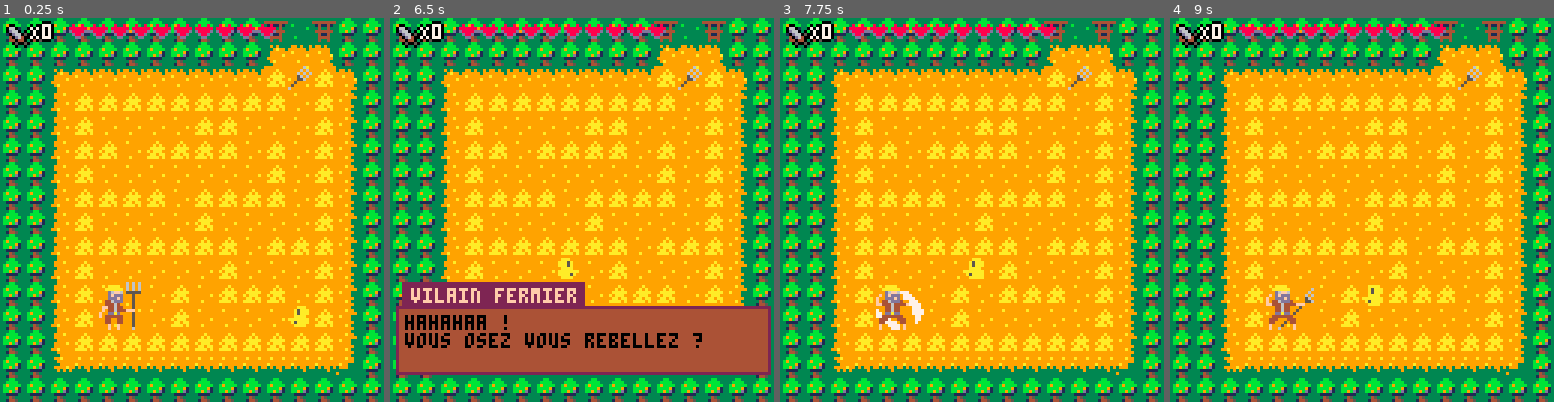
Above: before the commit, frames 1-4 (left to right).
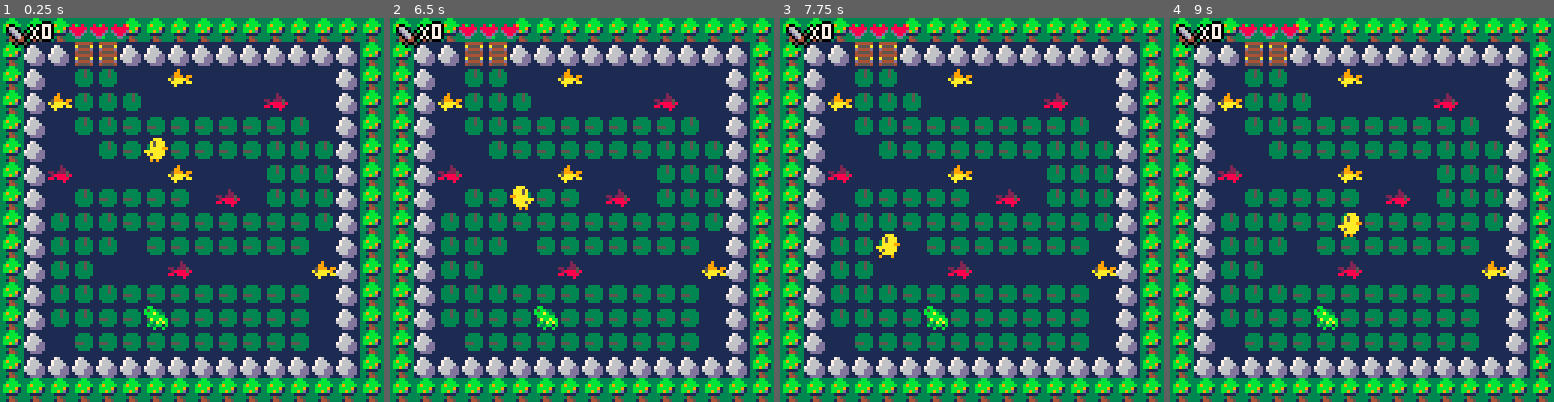
Above: after the commit, the same moments.

Repository: farah-9/projet-collectif---pico8-les-twix-piou
Game: PICO-8 cartridge pico-8/carts/aventure.p8
The game is run twice, just before and just after one commit, with the same random seed, the same clock (stepped at 60 frames per second) and the same inputs.
Inputs:
- Up to frame 1 (0.25 s): no input
- Up to frame 2 (6.5 s): tap X (X key) at 1.07, 2.07, 2.4, 2.73, 3.07, 3.4, 3.73, 4.07, 4.4, 4.73, 5.07, 5.4, 5.73, 6.07, 6.4 s; hold Left 1.97-2.37 s; hold Down 2.42-2.82 s; hold Right 2.87-3.53 s; hold Up 3.58-4.08 s; hold Right 4.13-4.53 s; hold Down 4.58-5.08 s; hold Left 5.13-5.8 s; hold Up 5.85-6.18 s; hold Left from 6.23 s (still down)
- Up to frame 3 (7.75 s): release Left at 6.63 s; hold Down 6.68-7.08 s; tap X (X key) every 0.33 s from 6.73 to 7.73 s; hold Right from 7.13 s (still down)
- Up to frame 4 (9 s): release Right at 7.8 s; hold Up 7.85-8.35 s; tap X (X key) at 8.07, 8.4, 8.73 s; hold Right 8.4-8.8 s; hold Down from 8.85 s (still down)

The runs differ from the first frame. In frame 1, 77% of the frame differs, in the area x 6-94%, y 0-94%; in frame 2, 80%, in the area x 1-100%, y 0-94%; in frame 3, 77%; in frame 4, 78%.

Commit message:
Attaque fermier et mort ok

Diff:
--- a/pico-8/carts/aventure.p8
+++ b/pico-8/carts/aventure.p8
@@ -80,12 +80,12 @@
 
 function create_player()
 	p={
-		x=12,y=28,
+		x=22,y=21,
 		ox=0,oy=0,
 		start_ox=0,start_oy=0,
 		anim_t=0,
-		hp=10,
-		max_hp=10,
+		hp=3,
+		max_hp=3,
 		armor=0,
 		sprite=17,
 		keys=0,
@@ -93,7 +93,8 @@
 		is_moving=true,
 		moving_anim_t=0,
 		number_of_death=0,
-		over=0
+		over=0,
+		sword=0
 	}
 
 	f={
@@ -114,7 +115,7 @@
 
 	g={
 		x=22,y=28,
-		hp=5,
+		hp=10,
 		sprite=51,
 		anim_t=0
 	}
@@ -209,7 +210,7 @@
 		pick_up_item(x,y)
 	elseif check_flag(2,newx,newy) and p.item>0  then
 		next_item(newx,newy)
-	elseif check_flag(3,newx,newy) and p.keys==3 then
+	elseif check_flag(3,newx,newy) and p.keys==2 then
 		open_labyrinthe(newx,newy)
 	end
 end
@@ -241,6 +242,7 @@
 end
 
 function attack()
+p.is_attacking=true
  if are_rects_colliding(p.x * 8 - 8, p.y * 8 - 8, 24, 24, t.x * 8, t.y * 8, 8, 8) then
   t.hp -= 1
 	 t.x -= 1
@@ -267,8 +269,9 @@
  anim_farmer()
  anim_turtle()
  anim_grenouille()
- anim_poussin()
-end
+ --anim_poussin()
+end
+
 
 function anim_farmer()
  local movement = get_movement(f.anim_t, 48,4)
@@ -280,7 +283,23 @@
 		elseif movement == 2 then
 			spr(65,f.x*8,f.y*8,2,2)
 			if are_rects_colliding(p.x * 8 - 8, p.y * 8 - 8, 24, 24, f.x * 8, f.y * 8, 16, 16) then
- 		 	p.hp-=0.07
+ 			if p.armor>0 then
+ 		 	p.armor-=0.07
+ 		 elseif p.armor<0 then
+ 		 	p.hp-=0.14
+ 		 end
+				if p.hp<1 then
+		 			p.x=5
+						p.y=2
+						p.hp=p.max_hp
+						p.armor=5
+						f.hp=20
+						p.over+=1
+						p.number_of_death+=1
+						if p.over == 2 then
+	 				state=1
+	 			end
+	 		end
  		end
  	else
 			spr(10,f.x*8,f.y*8,2,2)
@@ -345,6 +364,25 @@
 			spr(83,g.x*8-8,g.y*8,2,1)
 		elseif movement == 2 then
 			spr(99,g.x*8-8,g.y*8,2,1)
+			if are_rects_colliding(newx * 8, newy * 8, 8, 8, g.x * 8-8, g.y * 8, 16, 16) then
+ 			if p.armor>0 then
+ 		 	p.armor-=0.07
+ 		 elseif p.armor<0 then
+ 		 	p.hp-=0.14
+ 		 end
+				if p.hp<1 then
+		 		p.x=5
+					p.y=2
+					p.hp=p.max_hp
+					p.armor=5
+					f.hp=20
+					p.over+=1
+					p.number_of_death+=1
+					if p.over == 2 then
+	 				state=1
+	 			end
+	 		end
+ 		end
 		end
 	else
 	 spr(51,g.x*8,g.y*8,1,1)
@@ -353,6 +391,20 @@
 
 
 function anim_poussin()
+	local movement = get_movement(p.anim_t, 48,5)
+		if p.is_attacking == true then
+			if movement ==0  then
+		 	spr(18,p.x*8,p.y*8,1,1,pflip)
+			elseif movement == 1 or movement == 3 then
+				spr(52,p.x*8-8,p.y*8,1,1,pflip)
+			elseif movement == 2 then
+				spr(32,p.x*8-8,p.y*8,1,1,pflip)
+			elseif movement == 3 then
+				spr(48,p.x*8-8,p.y*8,1,1,pflip)
+			end
+	 else
+		 --spr(18,p.x*8,p.y*8,1,1)
+		end
 end
 
 
